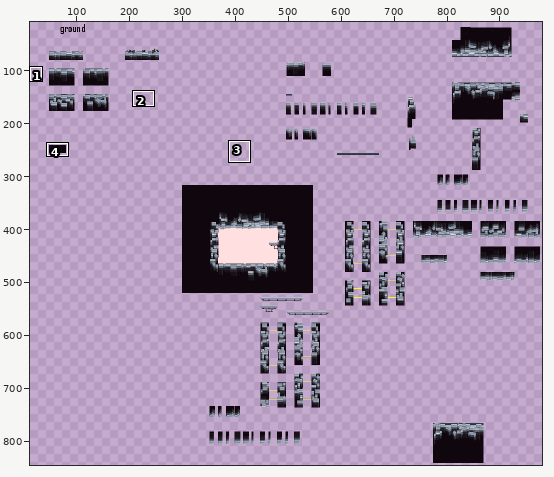
Pixel-art file: Assets/moderneTile.aseprite. The first picture is a wide view before the edit; the outline marks the close-up.
Close-up. The starting point:
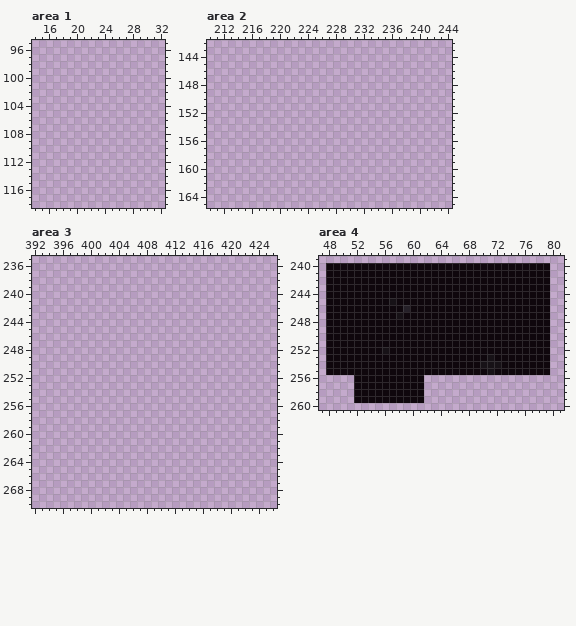
1000x1000 pixels, 1 frame. Pixels under 10% opacity are left out. Colours within 5 levels of each other are drawn and written as one. Shown: area 1: x 14..32, y 95..118; area 2: x 210..244, y 142..165; area 3: x 392..426, y 235..270; area 4: x 47..81, y 239..260. The wide view leaves out empty margins. The commit also changed other parts of the picture, which this record leaves out.
The same view after the edit:
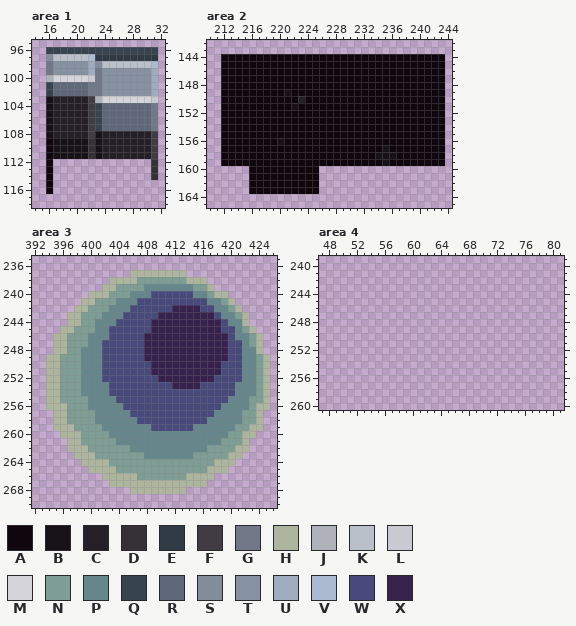
Palette (. is transparent): A #0f070d  B #171217  C #252028  D #353136  E #313b45  F #413c44  G #717988  H #adb59f  J #aeb1ba  K #bac0ca  L #c9cad1  M #d5d4da  N #7e9e95  P #65878c  Q #37434f  R #5f6879  S #828c9b  T #8691a2  U #9fabbe  V #acbbd2  W #474a7a  X #37214d
Diff:
Changed rows in their new state; - is an unchanged pixel.
Area 1, layer "Layer 1":
first column x 16:
 96 QQQQQQQQQQQQQQQQ
 97 SKKKKKVEEEEEEEEE
 98 GTTTTTUSKKKKKKKV
 99 GTTTTTUGTTTTTTTU
100 JMMMMMLGTTTTTTTU
101 QRRRRRGGTTTTTTTU
102 QRRRRRGGTTTTTTTU
103 BCCCCCFJMMMMMMML
104 BCCCCCFQRRRRRRRG
105 BCCCCCFQRRRRRRRG
106 BCCCCCFQRRRRRRRG
107 BCCCCCFQRRRRRRRG
108 BCCCCCFBCCCCCCCF
109 ABBBBBDBCCCCCCCF
110 ABBBBBDBCCCCCCCF
111 ABBBBBDBCCCCCCCF
112 A--------------D
113 A--------------D
114 A--------------D
115 A---------------
116 A---------------
Area 2, layer "Layer 1":
first column x 212:
144 AAAAAAAAAAAAAAAAAAAAAAAAAAAAAAAA
145 AAAAAAAAAAAAAAAAAAAAAAAAAAAAAAAA
146 AAAAAAAAAAAAAAAAAAAAAAAAAAAAAAAA
147 AAAAAAAAAAAAAAAAAAAAAAAAAAAAAAAA
148 AAAAAAAAAAAAAAAAAAAAAAAAAAAAAAAA
149 AAAAAAAAABAAAAAAAAAAAAAAAAAAAAAA
150 AAAAAAAAAAACAAAAAAAAAAAAAAAAAAAA
151 AAAAAAAAAABAAAAAAAAAAAAAAAAAAAAA
152 AAAAAAAAAAAAAAAAAAAAAAAAAAAAAAAA
153 AAAAAAAAAAAAAAAAAAAAAAAAAAAAAAAA
154 AAAAAAAAAAAAAAAAAAAAAAAAAAAAAAAA
155 AAAAAAAAAAAAAAAAAAAAAAAAAAAAAAAA
156 AAAAAAAABAAAAAAAAAAAAAAAAAAAAAAA
157 AAAAAAAAAAAAAAAAAAAAAAABAAAAAAAA
158 AAAAAAAAAAAAAAAAAAAAAABBBAAAAAAA
159 AAAAAAAAAAAAAAAAAAAAAAABAAAAAAAA
160 ----AAAAAAAAAA------------------
161 ----AAAAAAAAAA------------------
162 ----AAAAAAAAAA------------------
163 ----AAAAAAAAAA------------------
Area 3, layer "Layer 1":
first column x 394:
237 ------------HHHHHHHH------------
238 ---------HHHHNNNNNNNHHH---------
239 --------HHNNNNPPPPPPPNNH--------
240 ------HHHNNNPPPWWWWWWPPNHH------
241 -----HHNNNPPPWWWWWWWWWWPPNH-----
242 ----HHNNNPPPWWWWWWXXXXWWPPNH----
243 ---HHNNNPPPWWWWWXXXXXXXXWPPNH---
244 ---HHNNPPPWWWWWXXXXXXXXXXWPPH---
245 --HHNNNPPWWWWWWXXXXXXXXXXWWPNH--
246 -HHNNNPPPWWWWWXXXXXXXXXXXXWPPNH-
247 -HHNNNPPWWWWWWXXXXXXXXXXXXWWPNH-
248 -HHNNPPPWWWWWWXXXXXXXXXXXXWWPPH-
249 HHNNNPPPWWWWWWXXXXXXXXXXXXWWPPNH
250 HHNNNPPPWWWWWWWXXXXXXXXXXWWWPPNH
251 HHNNNPPPWWWWWWWXXXXXXXXXXWWWPPNH
252 HHNNNPPPWWWWWWWWXXXXXXXXWWWWPPNH
253 HHNNNPPPPWWWWWWWWWXXXXWWWWWPPPNH
254 HHNNNPPPPWWWWWWWWWWWWWWWWWWPPPNH
255 HHNNNNPPPPWWWWWWWWWWWWWWWWPPPNNH
256 HHHNNNPPPPPWWWWWWWWWWWWWWPPPPNHH
257 -HHNNNNPPPPPWWWWWWWWWWWWPPPPNNH-
258 -HHNNNNPPPPPPWWWWWWWWWWPPPPPNNH-
259 -HHHNNNNPPPPPPPWWWWWWPPPPPPNNHH-
260 --HHHNNNNPPPPPPPPPPPPPPPPPNNHH--
261 ---HHNNNNNPPPPPPPPPPPPPPPNNNH---
262 ---HHHNNNNNNPPPPPPPPPPPNNNNHH---
263 ----HHHNNNNNNNPPPPPPPNNNNNHH----
264 -----HHHHNNNNNNNNNNNNNNNHHH-----
265 ------HHHHNNNNNNNNNNNNNHHH------
266 --------HHHHHNNNNNNNHHHH--------
267 ---------HHHHHHHHHHHHHH---------
268 ------------HHHHHHHH------------
Area 4, layer "Layer 1":
first column x 48:
240 ................................
241 ................................
242 ................................
243 ................................
244 ................................
245 ................................
246 ................................
247 ................................
248 ................................
249 ................................
250 ................................
251 ................................
252 ................................
253 ................................
254 ................................
255 ................................
256 ----..........------------------
257 ----..........------------------
258 ----..........------------------
259 ----..........------------------
